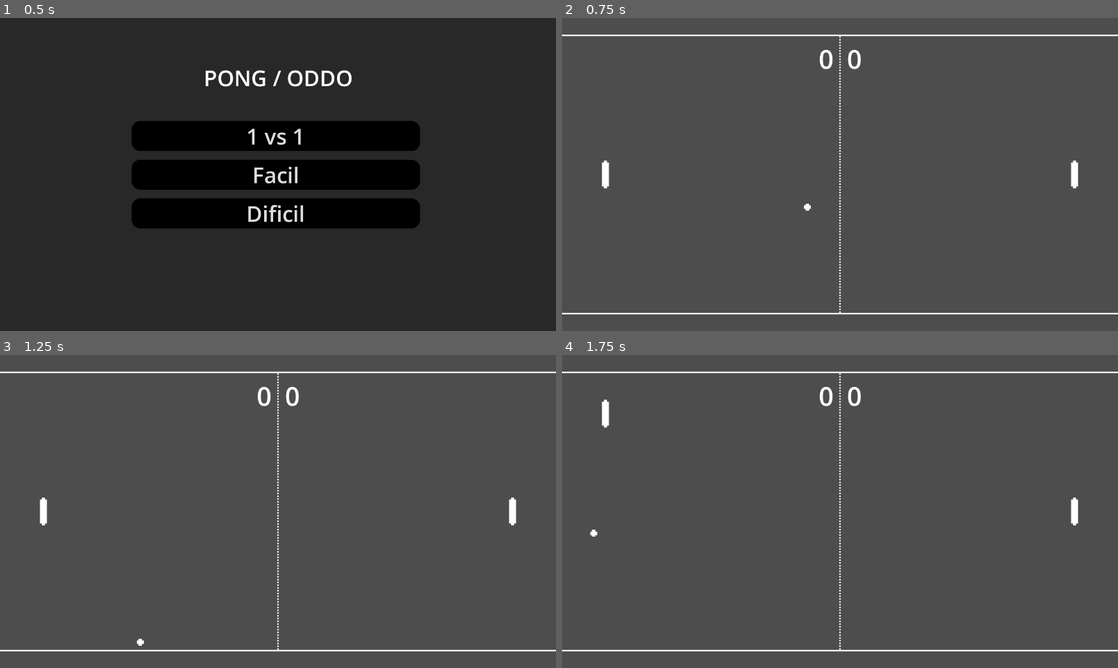
Above: before the commit, frames 1-4 (two rows, left to right).
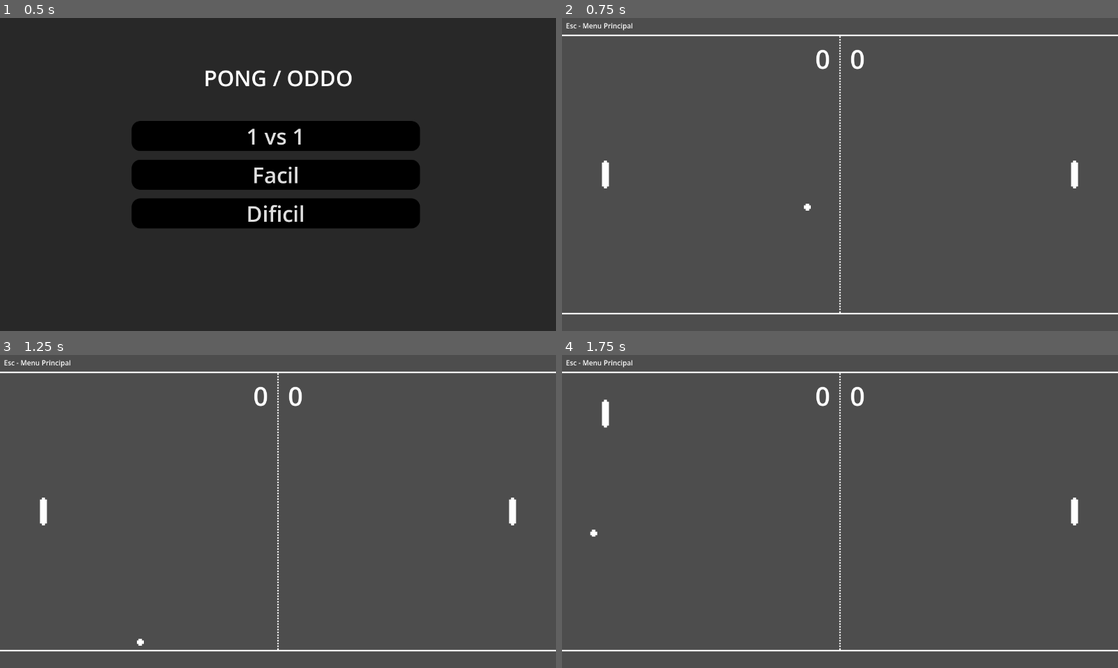
Above: after the commit, the same moments.

Repository: Nioddo/PONG-godot
Game: Godot game, scene res://menu/menu.tscn
Two runs of this game, one before a commit and one after it. Both use one fixed random seed, a clock stepped at 60 frames per second and the inputs below.
Inputs:
- Up to frame 1 (0.5 s): no input
- Up to frame 2 (0.75 s): click "1 vs 1" at 0.5 s
- Up to frame 3 (1.25 s): no input
- Up to frame 4 (1.75 s): tap Enter at 1.25 s; hold W (j1_arriba) from 1.28 s (still down)

Frame 1 is identical in both runs. In frame 2, 0.4% of the frame differs, in the area x 0-55%, y 1-17%; in frame 3, 0.4%; in frame 4, 0.4%.

Commit message:
subimos version de entrega

Diff:
--- a/pong/pong.tscn
+++ b/pong/pong.tscn
@@ -74,22 +74,29 @@
 texture = ExtResource("5_fif4v")
 
 [node name="puntaje_j" type="Label" parent="." unique_id=1781021304]
-offset_left = 588.0
+offset_left = 580.0
 offset_top = 52.0
-offset_right = 628.0
+offset_right = 620.0
 offset_bottom = 135.0
 text = "0"
 label_settings = SubResource("LabelSettings_fif4v")
 horizontal_alignment = 1
 
 [node name="puntaje_o" type="Label" parent="." unique_id=253039725]
-offset_left = 653.0
+offset_left = 660.0
 offset_top = 52.0
-offset_right = 693.0
+offset_right = 700.0
 offset_bottom = 135.0
 text = "0"
 label_settings = SubResource("LabelSettings_fif4v")
 horizontal_alignment = 1
 
+[node name="informativo" type="Label" parent="." unique_id=1620270915]
+offset_left = 9.0
+offset_top = 6.0
+offset_right = 49.0
+offset_bottom = 29.0
+text = "Esc - Menu Principal"
+
 [connection signal="body_entered" from="pelota afuera" to="." method="_on_pelota_afuera_body_entered"]
 [connection signal="body_entered" from="pelota afuera2" to="." method="_on_pelota_afuera_2_body_entered"]
